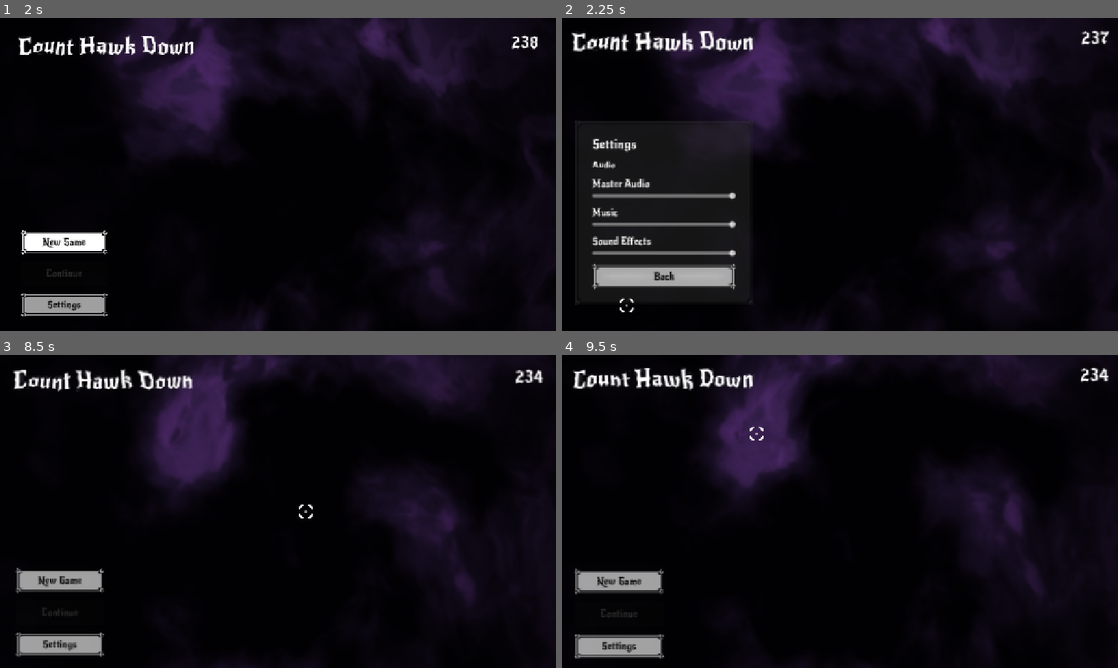
Above: before the commit, frames 1-4 (two rows, left to right).
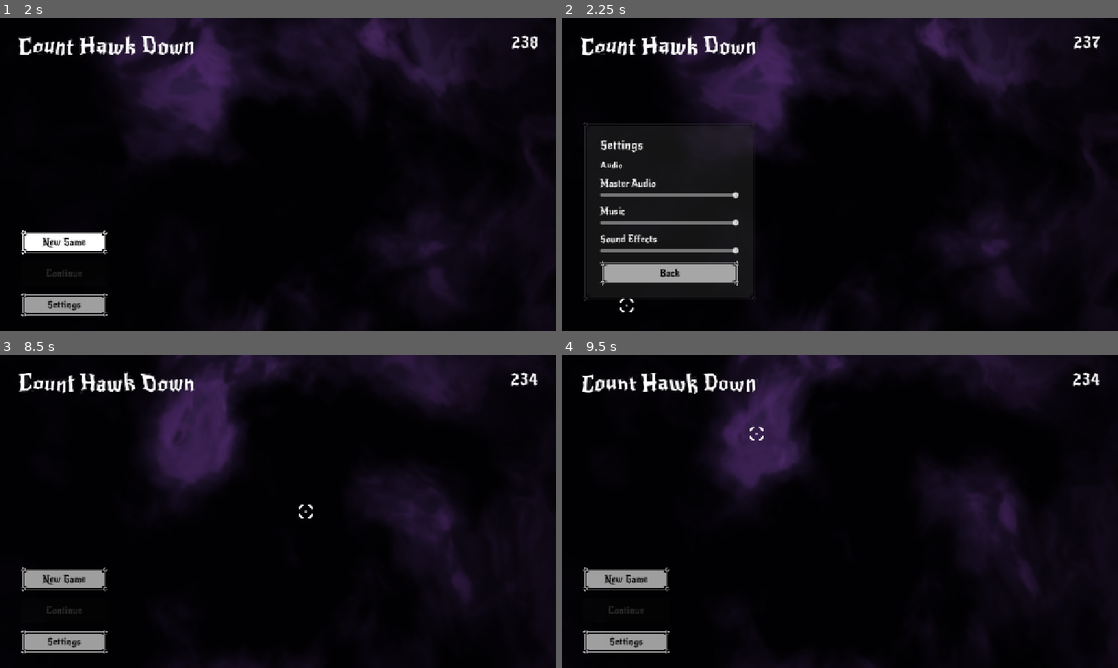
Above: after the commit, the same moments.

Repository: PACarniglia/count-hawk-down
Game: Godot game, scene res://scenes/MainMenu.tscn
Same seed, same stepped clock (60 frames per second), same inputs: the game is played once before the commit and once after it. This scene is started directly instead of the project's main scene. Sound files missing from this copy of the repository are replaced by a short silence.
Inputs (mouse positions are in pixels of both pictures, inside the frame that each line leads up to):
- Up to frame 1 (2 s): click "New Game" at 0.5 s; click "New Game" at 1.25 s
- Up to frame 2 (2.25 s): click "Settings" at 2 s
- Up to frame 3 (8.5 s): click "Back" at 2.75 s; tap Enter at 3.5 s; move the mouse to (400, 495) at 3.52 s; hold D (move_right) 3.53-5.03 s; click (400, 495) at 3.67 s; tap W (move_jump) at 3.77, 4.52, 6.02, 6.77, 7.52 s; move the mouse to (166, 527) at 4.27 s; move the mouse to (333, 442) at 5.02 s; hold A (move_left) 5.03-5.78 s; move the mouse to (250, 574) at 5.77 s; hold D (move_right) 5.78-7.28 s; click (250, 574) at 5.92 s; move the mouse to (444, 558) at 6.52 s; move the mouse to (111, 464) at 7.27 s; hold A (move_left) 7.28-8.03 s; move the mouse to (305, 511) at 8.02 s; hold D (move_right) from 8.03 s (still down); click (305, 511) at 8.17 s
- Up to frame 4 (9.5 s): move the mouse to (756, 433) at 8.77 s; release D (move_right) at 8.78 s; hold A (move_left) from 8.78 s (still down); tap W (move_jump) at 9.02 s

Frame 1 is identical in both runs. In frame 2, 5.2% of the frame differs, in the area x 1-99%, y 0-92%; in frame 3, 2.9%; in frame 4, 3.7%.

Commit message:
fix(menu): tune title pulse and click audio

Diff:
--- a/scenes/MainMenu.tscn
+++ b/scenes/MainMenu.tscn
@@ -127,9 +127,8 @@
 [node name="TitlePartB2" type="AudioStreamPlayer" parent="." unique_id=194057117]
 stream = ExtResource("5_title_part_b2")
 
-[node name="MenuClickSound" type="AudioStreamPlayer" parent="."]
+[node name="MenuClickSound" type="AudioStreamPlayer" parent="." unique_id=1705871572]
 stream = ExtResource("10_click_sound")
-bus = &"SFX"
 
 [node name="FadeOverlay" type="ColorRect" parent="." unique_id=1431294577]
 layout_mode = 1
--- a/scripts/MainMenu.gd
+++ b/scripts/MainMenu.gd
@@ -1,8 +1,8 @@
 extends Control
 
 @export var bpm: float = 120.0
-@export var beat_zoom: float = 0.06
-@export var small_beat_zoom: float = 0.04
+@export var beat_zoom: float = 0.025
+@export var small_beat_zoom: float= 0.015
 @export var zoom_return_speed: float = 0.8
 @export var beat_offset_seconds: float = 0.0
 
@@ -45,6 +45,7 @@
 	title_part_a.bus = AudioSettings.MUSIC_BUS
 	title_part_b1.bus = AudioSettings.MUSIC_BUS
 	title_part_b2.bus = TITLE_VISUALIZER_BUS
+	menu_click_sound.bus = AudioSettings.SFX_BUS
 	title_part_a.finished.connect(_start_title_part_b)
 	title_part_b1.stream.loop = true
 	title_part_b2.stream.loop = true
Not shown: 1 places in scenes/MainMenu.tscn that only renumber resources
